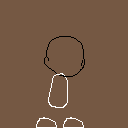
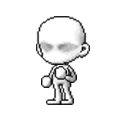
Revision of a layered (128, 128) image; what changed, layer by layer:
hid "Outline head" over box(44, 36, 85, 77)
hid "Layer 16", moved it above "Test Template" over box(36, 73, 84, 128)
added group "Test Template" with 4 layers in group "Chibi Base" over box(36, 16, 90, 105)
added layer "hands" in group "Test Template" over box(41, 66, 67, 88)
added layer "arm" in group "Test Template" over box(64, 65, 77, 83)
added layer "head" in group "Test Template" over box(36, 16, 90, 65)
added layer "body" in group "Test Template" over box(46, 62, 74, 105)
hid "Layer 0" over box(0, 0, 128, 128)
